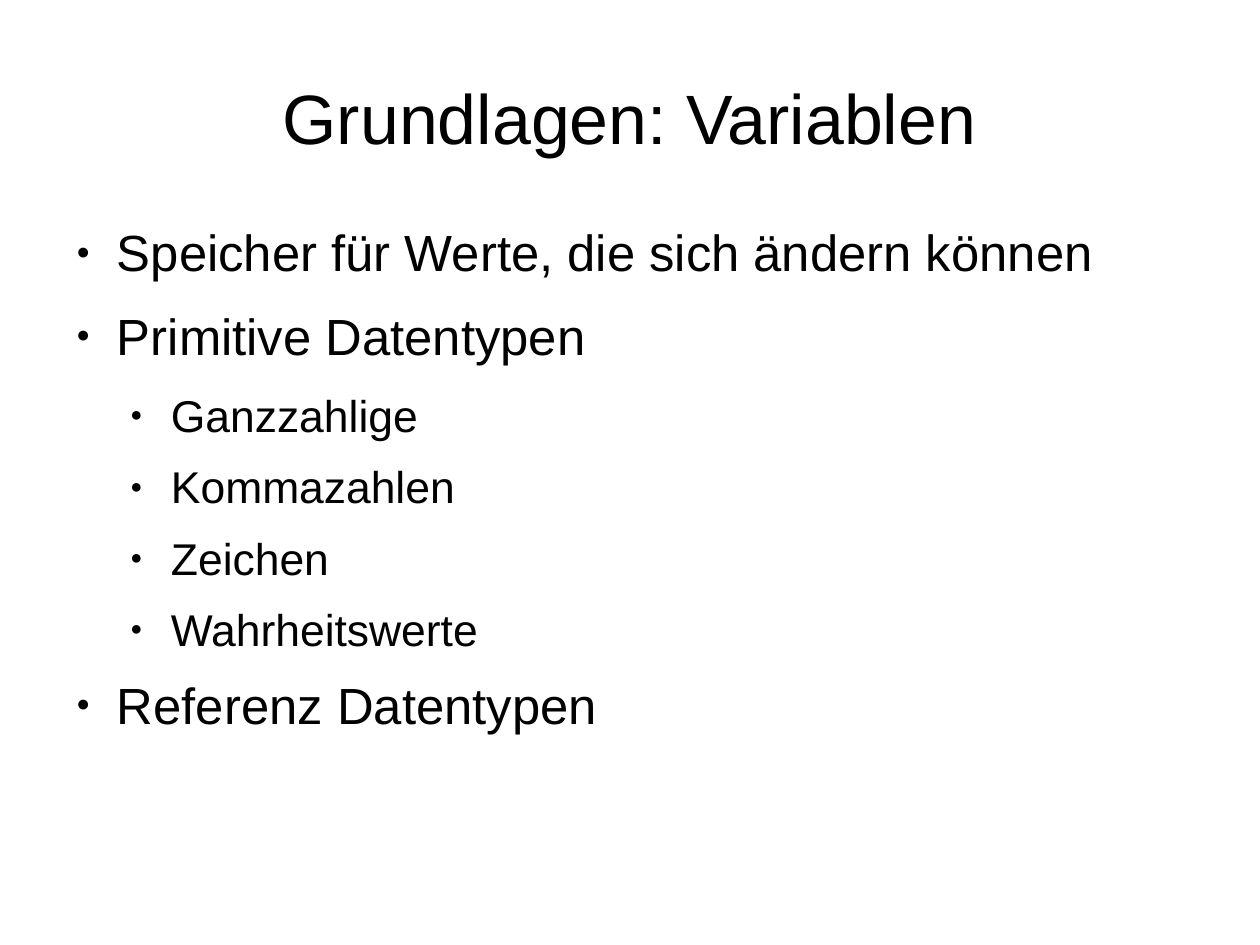
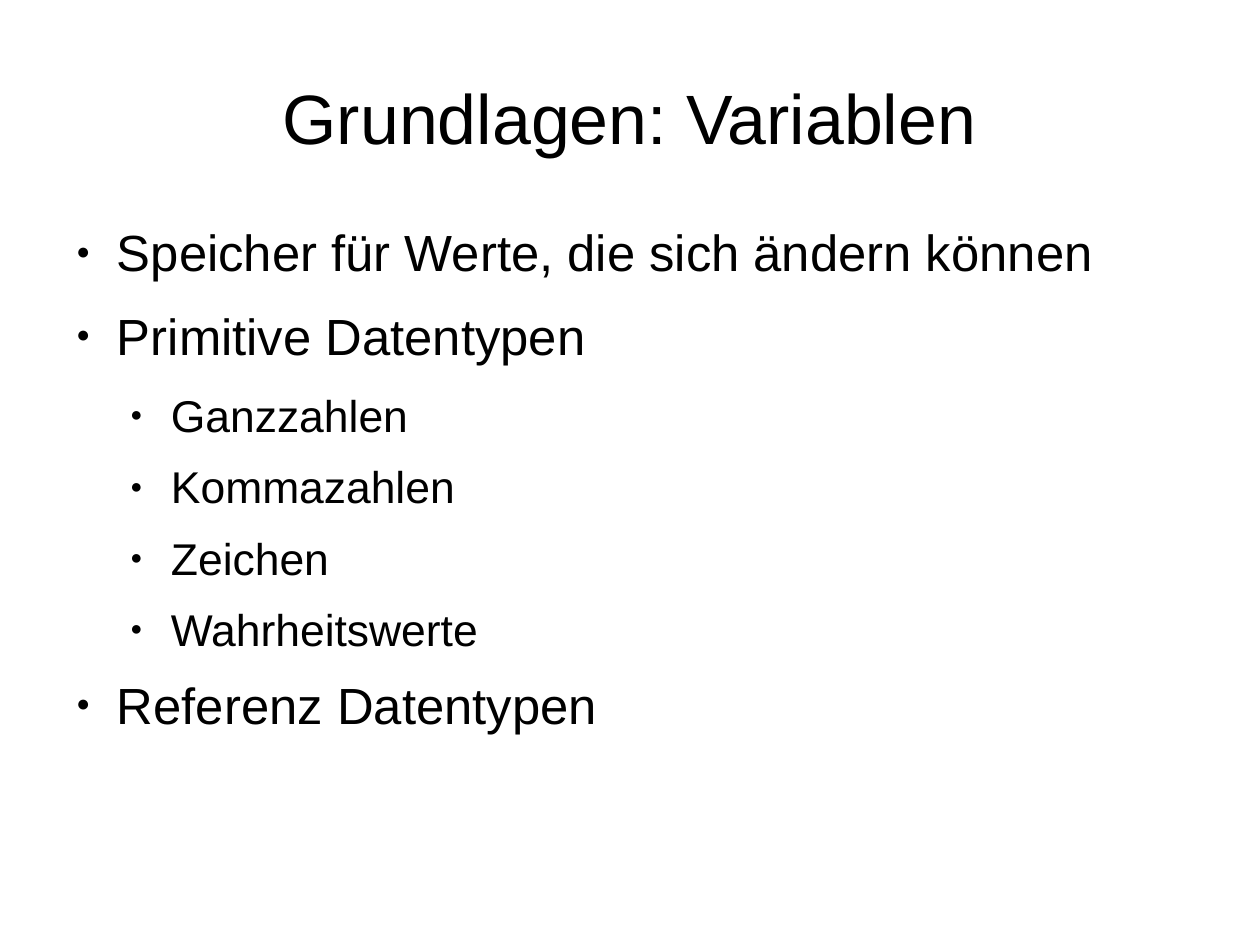
Before and after one commit to phdu/vorkurs, a slide deck: slide 5 of Tag_1/folien_tag_1.odp (slide 4 before the commit). Drawn at 1260x945 pixels with LibreOffice and Linux fonts; fonts in the diff are those of the drawing. Boxes give left, top, right and bottom in pixels: in the first picture for what was removed or moved away, otherwise in the second. Text is boxed around its words. In the diff, an @@ line names an element or a change of style, - is before the commit and + after.

```diff
--- a/Tag_1/folien_tag_1.odp
+++ b/Tag_1/folien_tag_1.odp
@@ text at (171, 399, 408, 433): text changed @@
-  ● Ganzzahlige
+  ● Ganzzahlen
```
Also in this commit, not shown: 4 other slides changed, 1 slide added.
